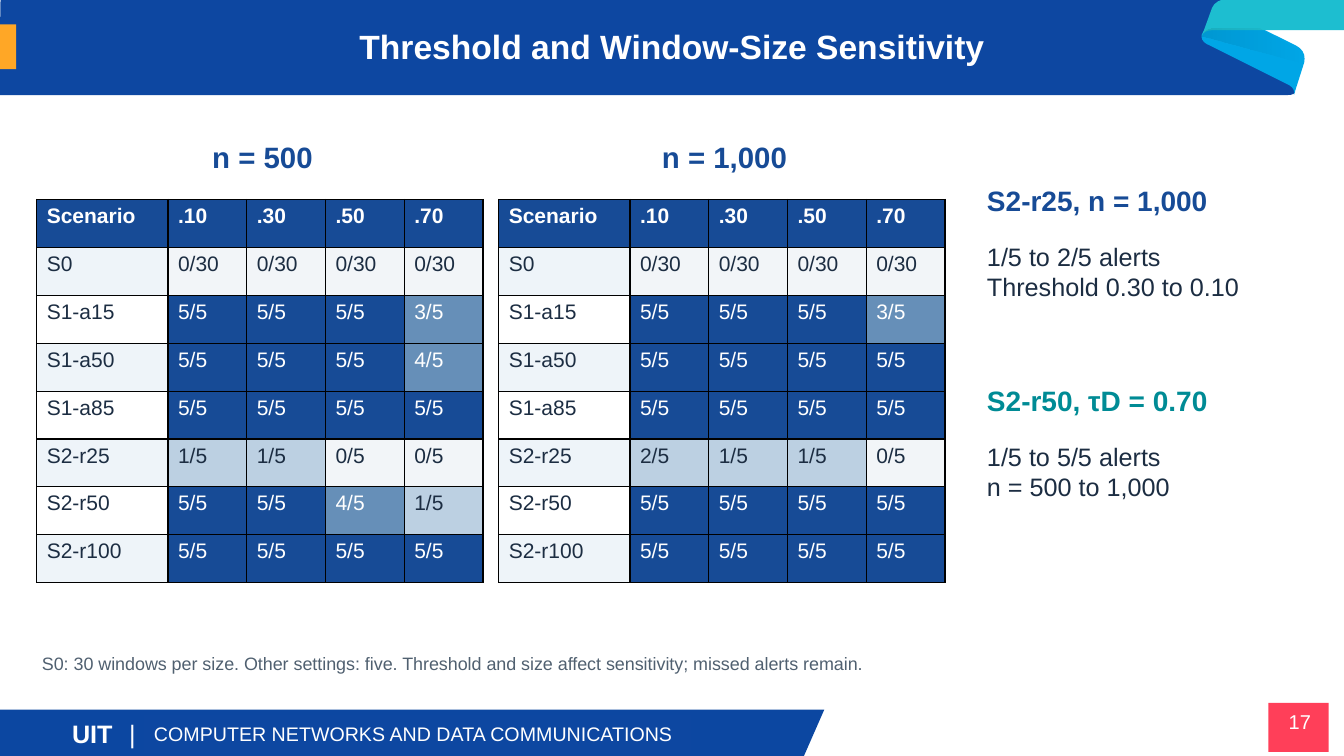
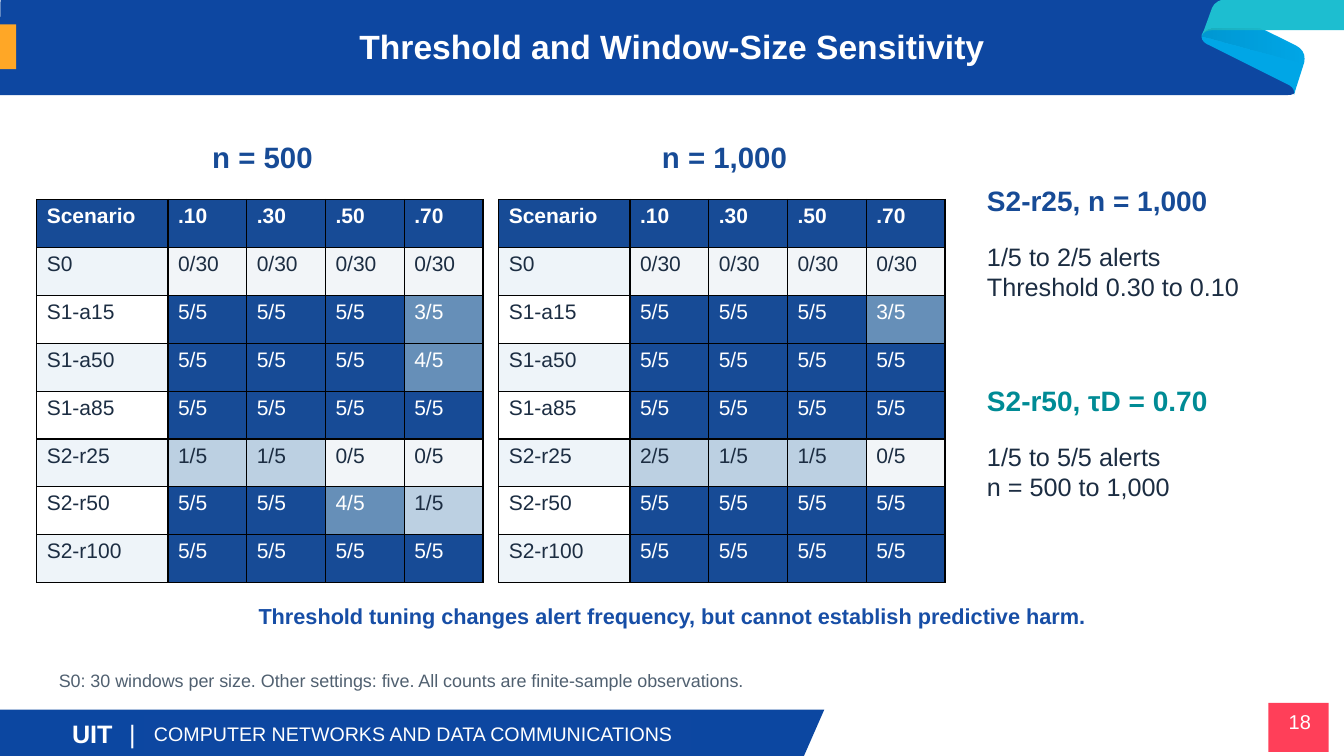
Before and after one commit to Viet-Hoang-2005/MLOps-paas-system, a slide deck: slide 18 of research/slide/CSONET_2026_Presentation.pptx (slide 17 before the commit). Drawn at 1344x756 pixels with LibreOffice and Linux fonts; fonts in the diff are those of the drawing; background and template pictures are left out. Boxes give left, top, right and bottom in pixels: in the first picture for what was removed or moved away, otherwise in the second. Text is boxed around its words. In the diff, an @@ line names an element or a change of style, - is before the commit and + after.

```diff
--- a/research/slide/CSONET_2026_Presentation.pptx
+++ b/research/slide/CSONET_2026_Presentation.pptx
@@ text added at (x1=259, y1=608, x2=1085, y2=629), 15.5 pt, text #174EA6, bold @@
+Threshold tuning changes alert frequency, but cannot establish predictive harm.
@@ text at (x1=59, y1=674, x2=743, y2=691): text changed @@
-S0: 30 windows per size. Other settings: five. Threshold and size affect sensitivity; missed alerts remain.
+S0: 30 windows per size. Other settings: five. All counts are finite-sample observations.
@@ text at (x1=1289, y1=715, x2=1311, y2=729): text changed @@
-17
+18
```
Also in this commit, not shown: 18 other slides changed, 1 slide added, 3 other files.
